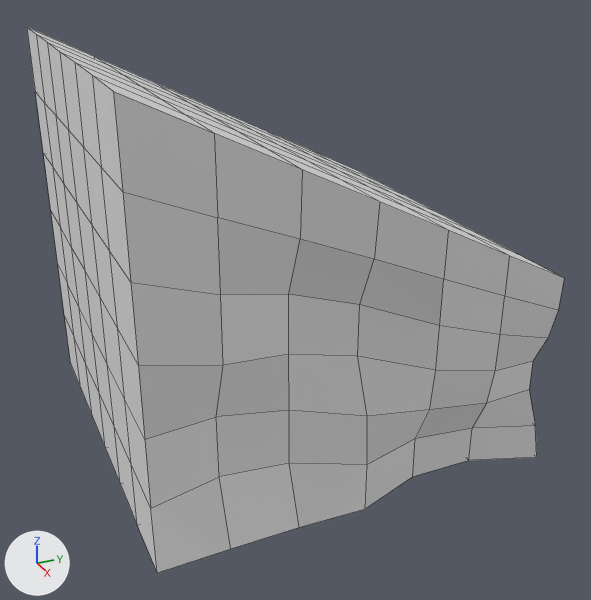
An edit to the FBX model Assets/Models/TileSets/Tileset 1/backHalfRamp4.001.fbx, drawn before and after from the same camera.
Rendered twice from a 50 mm camera at (1.837, -0.782, 0.741) aimed at (0.075, 0.011, -0.14). The lights are fixed; the arrows at lower left show +X, +Y and +Z. Mesh edges are drawn as thin lines. Where no turn or scale is listed for an object, it has been applied to the vertices.

In view in the first picture: 'backHalfRamp4.001'.
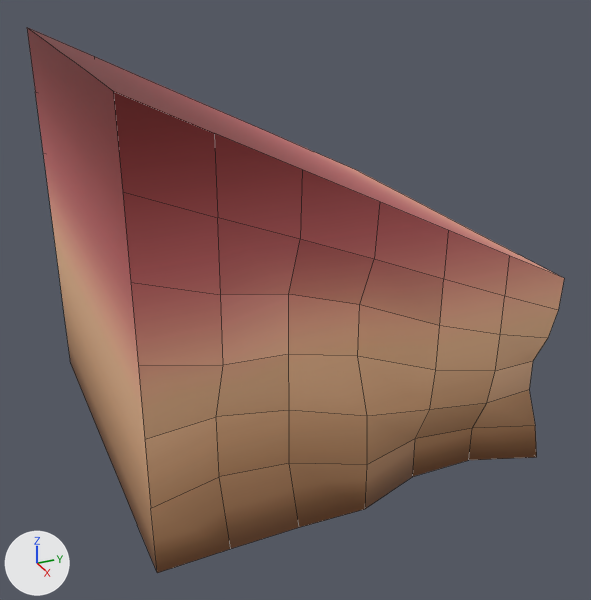
Changed parts and their boxes (x1, y1, x2, y2) in the pictures (591 x 600 px):
```json
{"part": 1, "of": "me_cube_051", "change": "cut back", "before": [27, 27, 563, 571], "after": [27, 27, 563, 571]}
{"part": 2, "of": "me_cube_051", "change": "recoloured", "before": [114, 91, 564, 573], "after": [114, 91, 564, 573]}
```

The change, as JSON lines over the scene's bpy script:
```json
{"op": "add", "block": "img_badnorthtilesettexture_jpg", "code": ["img_badnorthtilesettexture_jpg = load_image('badNorthTileSetTexture.jpg', '../../../Textures/badNorthTileSetTexture.jpg', 128, 128, 'sRGB')"]}
{"op": "add", "block": "mat_foundationtexture", "code": ["mat_foundationtexture = principled_material('foundationTexture')", "mat_foundationtexture.texture = img_badnorthtilesettexture_jpg"]}
{"block": "me_cube_051", "where": "# used by ob_backhalframp4_001; location = (0.0, 0.0, 0.0)"}
{"op": "remove", "block": "me_cube_051", "code": "me_cube_051.from_pydata(...)  # 218 vertices, 216 faces; spans x -0.5..0.5, y -0.5..0.5, z -0.5..0.5"}
{"op": "add", "block": "me_cube_051", "code": "me_cube_051.from_pydata(...)  # 118 vertices, 76 faces; spans x -0.5..0.5, y -0.5..0.5, z -0.5..0.5"}
{"block": "me_cube_051", "change": "me_cube_051 part 1"}
{"block": "me_cube_051", "change": "100 vertices are removed from x -0.333..0.333, y -0.5..0.5, z -0.5..0.417"}
{"block": "me_cube_051", "change": "144 faces are deleted"}
{"block": "me_cube_051", "change": "4 new faces join them"}
{"block": "me_cube_051", "change": "me_cube_051 part 2: 72 faces spanning x -0.5..0.5, y -0.5..0.5, z -0.5..0.5 switch from no material to mat_foundationtexture (picture img_badnorthtilesettexture_jpg)"}
```
